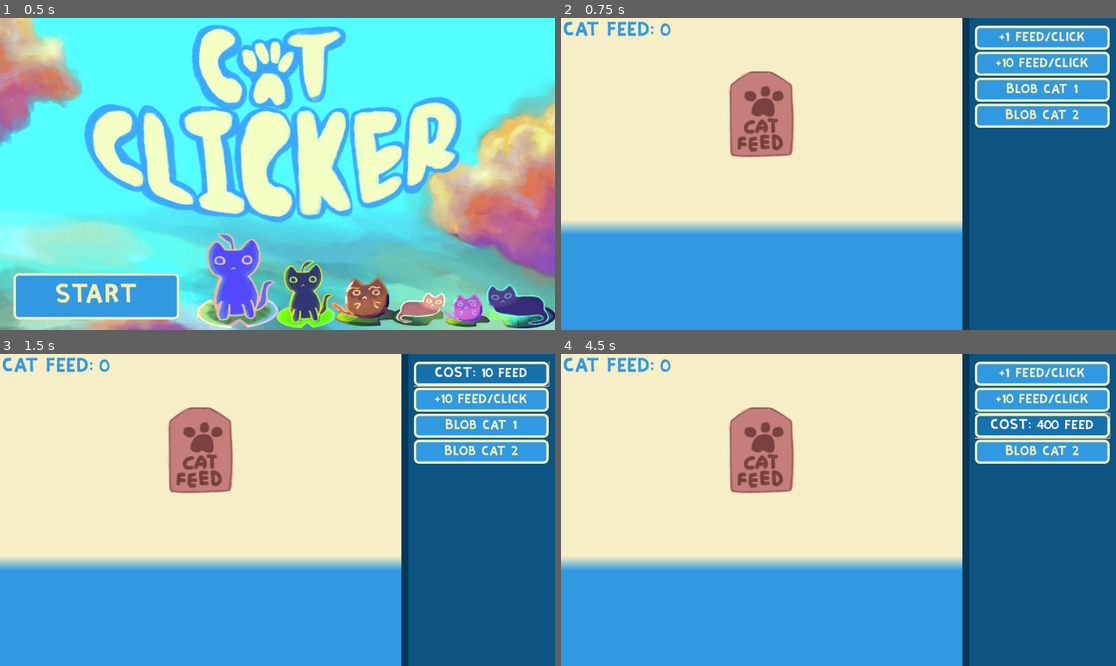
Above: before the commit, frames 1-4 (two rows, left to right).
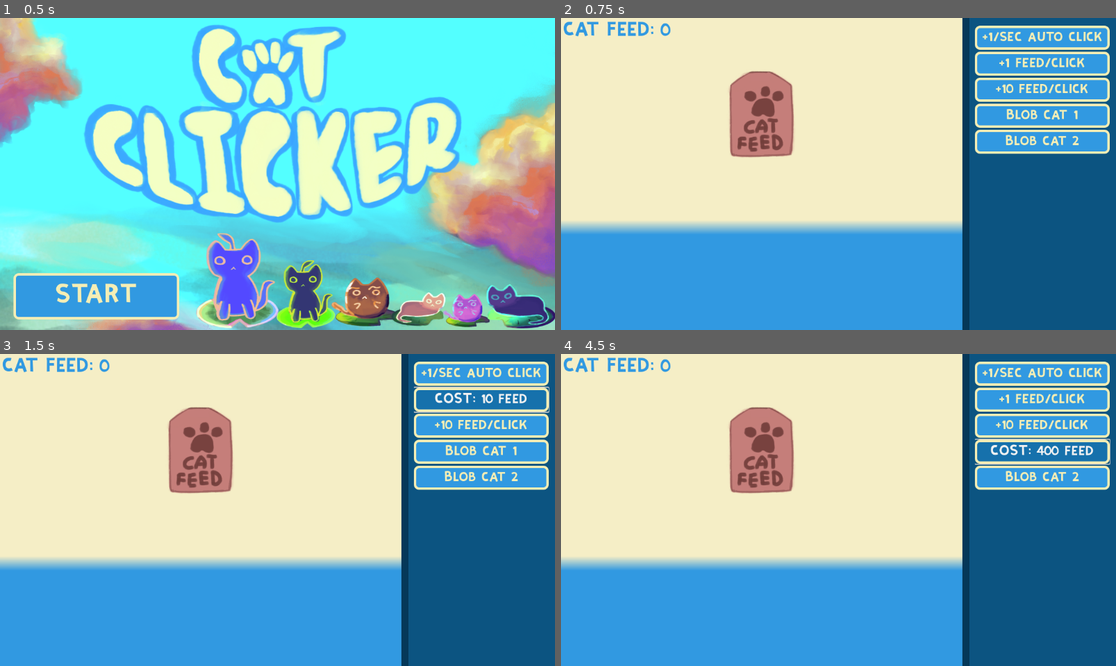
Above: after the commit, the same moments.

Repository: variidian/clicker-game
Game: Godot game, scene res://scenes/start_menu.tscn
The game is run twice, just before and just after one commit, with the same random seed, the same clock (stepped at 60 frames per second) and the same inputs.
Inputs (mouse positions are in pixels of both pictures, inside the frame that each line leads up to):
- Up to frame 1 (0.5 s): no input
- Up to frame 2 (0.75 s): click "START" at 0.5 s
- Up to frame 3 (1.5 s): click "+1 feed/click" at 1.25 s
- Up to frame 4 (4.5 s): click "COST: 10 feed" at 2 s; click (1043, 372) at 2.75 s, where only the run after the commit has a clickable "+1/sec auto click"; click (1043, 372) at 3.5 s, where only the run after the commit has a clickable "COST: 99 feed"; click "Blob cat 1" at 4.25 s

Frame 1 is identical in both runs. In frame 2, 3.2% of the frame differs, in the area x 74-99%, y 4-44%; in frame 3, 5.6%; in frame 4, 6.1%.

Commit message:
autoclicker + tutorial text

Diff:
--- a/scenes/main_scene.gd
+++ b/scenes/main_scene.gd
@@ -11,7 +11,14 @@
 @onready var blobcat2_bought := false
 @onready var catfeed_animation = $cat_feed_animation
 @onready var blobcat2_animation = $blobcat2_animation
-var can_click := false
+@onready var autoclick = $ScrollContainer/VBoxContainer/autoclick_purchase
+@onready var autoclick_timer = $autoclick_timer
+@onready var autoclicker = 0
+@onready var feeding_text = $Label2
+@onready var can_click := false
+@onready var tutorial = $tutorial
+func _ready():
+	feeding_text.hide()
 func _on_button_mouse_entered() -> void: #show price on hover
 	button.text = 'COST: 10  feed'
 func _on_button_mouse_exited() -> void:  #remove price after hover
@@ -56,6 +63,8 @@
 	if clicky >= 400 and not blobcat1_bought:
 		clicky -= 400
 		animation.play("blobcat1_entry")
+		feeding_text.show()
+		tutorial.play("blobcat_feeding")
 		random_meow()
 		blobcat1_bought = true
 
@@ -104,3 +113,20 @@
 	if anim_name == "blobcat2_entry":
 		blobcat2_animation.play("blobcat2_move")
 		print("blobcat2 entry finished - starting movement")
+
+
+func _on_autoclick_purchase_pressed() -> void:
+	if clicky >= 99:
+		if autoclicker == 0:
+			autoclick_timer.start()
+		clicky -= 99
+		autoclicker += 1
+
+func _on_autoclick_purchase_mouse_entered() -> void:
+	autoclick.text = "COST: 99  feed"
+func _on_autoclick_purchase_mouse_exited() -> void:
+	autoclick.text = "+1/sec auto click"
+
+func _on_autoclick_timer_timeout() -> void:
+	clicky += autoclicker
+	click.play()
--- a/scenes/main_scene.tscn
+++ b/scenes/main_scene.tscn
@@ -123,6 +123,9 @@
 [sub_resource type="RectangleShape2D" id="RectangleShape2D_7ykc4"]
 size = Vector2(190, 225)
 
+[sub_resource type="RectangleShape2D" id="RectangleShape2D_gubc5"]
+size = Vector2(143.39769, 263.18066)
+
 [sub_resource type="Animation" id="Animation_rt2n2"]
 resource_name = "catfeed"
 length = 0.5
@@ -181,6 +184,67 @@
 _data = {
 &"blobcat2_entry": SubResource("Animation_c16ls"),
 &"blobcat2_move": SubResource("Animation_c1pb6")
+}
+
+[sub_resource type="Animation" id="Animation_6wevv"]
+resource_name = "blobcat_feeding"
+length = 8.0
+tracks/0/type = "value"
+tracks/0/imported = false
+tracks/0/enabled = true
+tracks/0/path = NodePath("Label2:visible_ratio")
+tracks/0/interp = 1
+tracks/0/loop_wrap = true
+tracks/0/keys = {
+"times": PackedFloat32Array(0, 2.5, 6.2, 7.9333334),
+"transitions": PackedFloat32Array(1, 1, 1, 1),
+"update": 0,
+"values": [0.0, 1.0, 1.0, 0.0]
+}
+tracks/1/type = "value"
+tracks/1/imported = false
+tracks/1/enabled = true
+tracks/1/path = NodePath("Label2:modulate")
+tracks/1/interp = 1
+tracks/1/loop_wrap = true
+tracks/1/keys = {
+"times": PackedFloat32Array(0, 1.2666667, 4.766667, 7.9666667),
+"transitions": PackedFloat32Array(1, 1, 1, 1),
+"update": 0,
+"values": [Color(1, 1, 1, 0), Color(1, 1, 1, 1), Color(1, 1, 1, 1), Color(1, 1, 1, 0)]
+}
+
+[sub_resource type="Animation" id="Animation_e1cbu"]
+length = 0.001
+tracks/0/type = "value"
+tracks/0/imported = false
+tracks/0/enabled = true
+tracks/0/path = NodePath("Label2:visible_ratio")
+tracks/0/interp = 1
+tracks/0/loop_wrap = true
+tracks/0/keys = {
+"times": PackedFloat32Array(0),
+"transitions": PackedFloat32Array(1),
+"update": 0,
+"values": [0.0]
+}
+tracks/1/type = "value"
+tracks/1/imported = false
+tracks/1/enabled = true
+tracks/1/path = NodePath("Label2:modulate")
+tracks/1/interp = 1
+tracks/1/loop_wrap = true
+tracks/1/keys = {
+"times": PackedFloat32Array(0),
+"transitions": PackedFloat32Array(1),
+"update": 0,
+"values": [Color(1, 1, 1, 0)]
+}
+
+[sub_resource type="AnimationLibrary" id="AnimationLibrary_mngbo"]
+_data = {
+&"RESET": SubResource("Animation_e1cbu"),
+&"blobcat_feeding": SubResource("Animation_6wevv")
 }
 
 [node name="main_scene" type="Node2D"]
@@ -215,6 +279,13 @@
 [node name="VBoxContainer" type="VBoxContainer" parent="ScrollContainer"]
 layout_mode = 2
 
+[node name="autoclick_purchase" type="Button" parent="ScrollContainer/VBoxContainer"]
+custom_minimum_size = Vector2(280, 50)
+layout_mode = 2
+size_flags_vertical = 2
+theme = ExtResource("1_w2twt")
+text = "+1/sec auto click"
+
 [node name="Button" type="Button" parent="ScrollContainer/VBoxContainer"]
 custom_minimum_size = Vector2(280, 50)
 layout_mode = 2
@@ -283,6 +354,12 @@
 scale = Vector2(0.83816427, 0.786)
 texture = ExtResource("5_gubc5")
 
+[node name="meow2d" type="Area2D" parent="blobcat2"]
+
+[node name="CollisionShape2D" type="CollisionShape2D" parent="blobcat2/meow2d"]
+position = Vector2(-310.20172, 77.60815)
+shape = SubResource("RectangleShape2D_gubc5")
+
 [node name="cat_feed_animation" type="AnimationPlayer" parent="."]
 libraries = {
 &"": SubResource("AnimationLibrary_c16ls")
@@ -293,6 +370,38 @@
 &"": SubResource("AnimationLibrary_6wevv")
 }
 
+[node name="autoclick_timer" type="Timer" parent="."]
+
+[node name="tutorial" type="AnimationPlayer" parent="."]
+libraries = {
+&"": SubResource("AnimationLibrary_mngbo")
+}
+
+[node name="Label2" type="Label" parent="."]
+modulate = Color(1, 1, 1, 0)
+offset_left = 539.0
+offset_top = 16.0
+offset_right = 825.0
+offset_bottom = 332.0
+theme = ExtResource("1_w2twt")
+theme_override_font_sizes/font_size = 25
+text = "your blob cats
+will need to be
+fed cat feed
+with the option
+in the shop.
+Beware that if
+you don't feed
+them often
+they'll disappear
+and not come
+back. "
+visible_characters = 0
+visible_ratio = 0.0
+
+[connection signal="mouse_entered" from="ScrollContainer/VBoxContainer/autoclick_purchase" to="." method="_on_autoclick_purchase_mouse_entered"]
+[connection signal="mouse_exited" from="ScrollContainer/VBoxContainer/autoclick_purchase" to="." method="_on_autoclick_purchase_mouse_exited"]
+[connection signal="pressed" from="ScrollContainer/VBoxContainer/autoclick_purchase" to="." method="_on_autoclick_purchase_pressed"]
 [connection signal="mouse_entered" from="ScrollContainer/VBoxContainer/Button" to="." method="_on_button_mouse_entered"]
 [connection signal="mouse_exited" from="ScrollContainer/VBoxContainer/Button" to="." method="_on_button_mouse_exited"]
 [connection signal="pressed" from="ScrollContainer/VBoxContainer/Button" to="." method="_on_button_pressed"]
@@ -309,4 +418,6 @@
 [connection signal="animation_finished" from="AnimationPlayer" to="." method="_on_animation_player_animation_finished"]
 [connection signal="mouse_entered" from="Area2D" to="." method="_on_area_2d_mouse_entered"]
 [connection signal="mouse_exited" from="Area2D" to="." method="_on_area_2d_mouse_exited"]
+[connection signal="mouse_entered" from="blobcat2/meow2d" to="." method="_on_meow_2d_mouse_entered"]
 [connection signal="animation_finished" from="blobcat2_animation" to="." method="_on_blobcat_2_animation_animation_finished"]
+[connection signal="timeout" from="autoclick_timer" to="." method="_on_autoclick_timer_timeout"]
Not shown: 1 places in scenes/main_scene.tscn that only renumber resources
